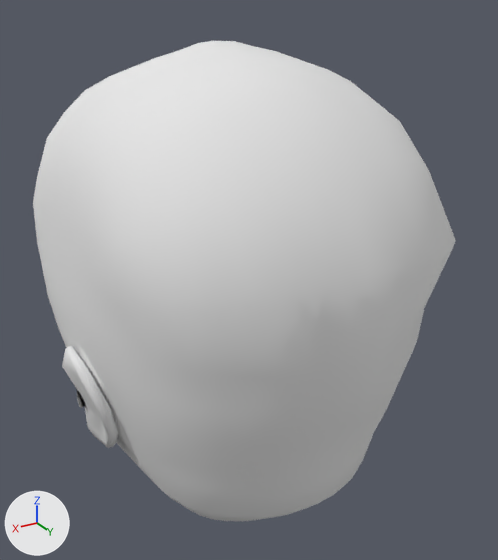
The Blender file meshes/face.blend, before and after one commit.
One viewpoint serves both versions: a 50 mm lens placed at (3.63, 8.48, 6.43), pointed at (-0.33, 1.87, 3.13). Lighting does not change. The marker at lower left points along +X, +Y and +Z.

The older version as bpy lines, for what is in view:
```python
me_plane = bpy.data.meshes.new('Plane')
me_plane.from_pydata(...)  # 2197 vertices, 4277 faces; spans x -2.01..2.01, y 0.02..5.87, z -4.45..1.11
me_plane.polygons.foreach_set('use_smooth', [True] * 4277)
me_plane.materials.append(mat_vcol)  # white #e7e7e7
ob_face = bpy.data.objects.new('face', me_plane)
ob_face.location = (0.0, 0.0, 0.0)
ob_face.rotation_euler = (1.571, 0.0, 0.0)  # degrees (90, 0, 0)
```
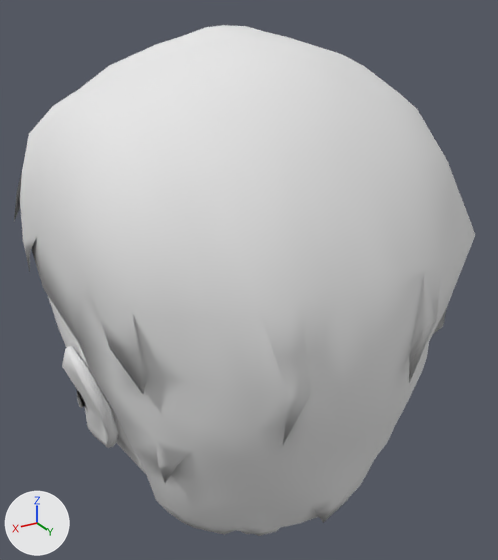
Changed parts and their boxes (x1, y1, x2, y2) in the pictures (498 x 560 px; the box of a moved part takes in the faces that stretch with it):
'face', reshaped (9% wider, 6% taller): before (33, 41, 456, 521); after (14, 25, 475, 536)
part 1 of me_plane, added: after (14, 25, 475, 536)
part 2 of me_plane, moved or reshaped (not visible afterwards): before (33, 41, 456, 518)

Diff of the bpy script that builds the scene:
```diff
--- a/meshes/face.blend.py
+++ b/meshes/face.blend.py
@@ me_plane @@
 # used by ob_face; location = (0.0, 0.0, 0.0); rotation_euler = (1.571, 0.0, 0.0), in degrees (90, 0, 0)
-me_plane.from_pydata(...)  # 2197 vertices, 4277 faces; spans x -2.01..2.01, y 0.02..5.87, z -4.45..1.11
+me_plane.from_pydata(...)  # 2935 vertices, 5760 faces; spans x -2.13..2.07, y 0.02..6.02, z -4.6..1.11
+# me_plane part 1: a new loose piece of 644 vertices spanning x -2.13..2.07, y 0.73..6.02, z -4.6..0.83, in mat_vcol (white #e7e7e7)
+# me_plane part 2
+# 28 vertices in x -0.93..1.12, y 1.7..3.32, z -4.38..-3.87 move by (0.04, 0.0, -0.1)
+# 18 vertices in x -1.85..0.45, y 4.24..5.87, z -3.4..-0.34 move by (-0.1, 0.03, 0.0)
+# 15 vertices in x 1.59..1.86, y 4.21..5.09, z -3.4..-0.74 move by (0.08, 0.0, 0.0)
+# 11 vertices in x -1.77..0.46, y 4.68..5.86, z -3.78..-0.34 move by (-0.11, 0.03, 0.0)
+# 10 vertices in x -1.76..-0.45, y 4.65..5.74, z -3.7..-0.4 move by (-0.11, 0.03, 0.01)
+# 9 vertices in x -1.76..0.45, y 4.04..5.76, z -3.9..-0.33 move by (-0.1, 0.03, 0.01)
+# 61 vertices move from x -1.89..1.89, y 1.31..5.74, z -4.17..-0.43 to x -1.91..1.9, y 1.31..5.76, z -4.26..-0.42
 me_plane.materials.append(mat_vcol)
```
